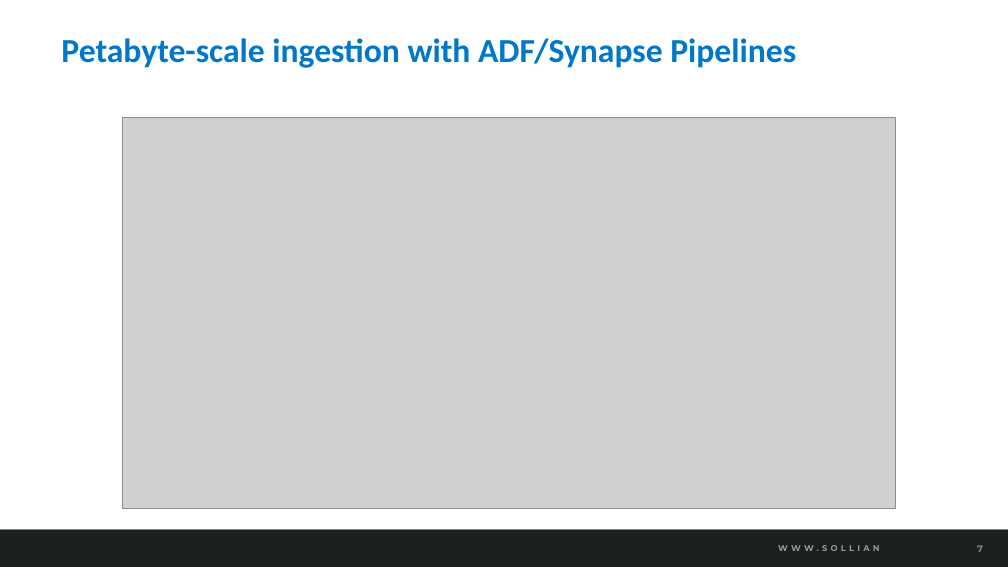
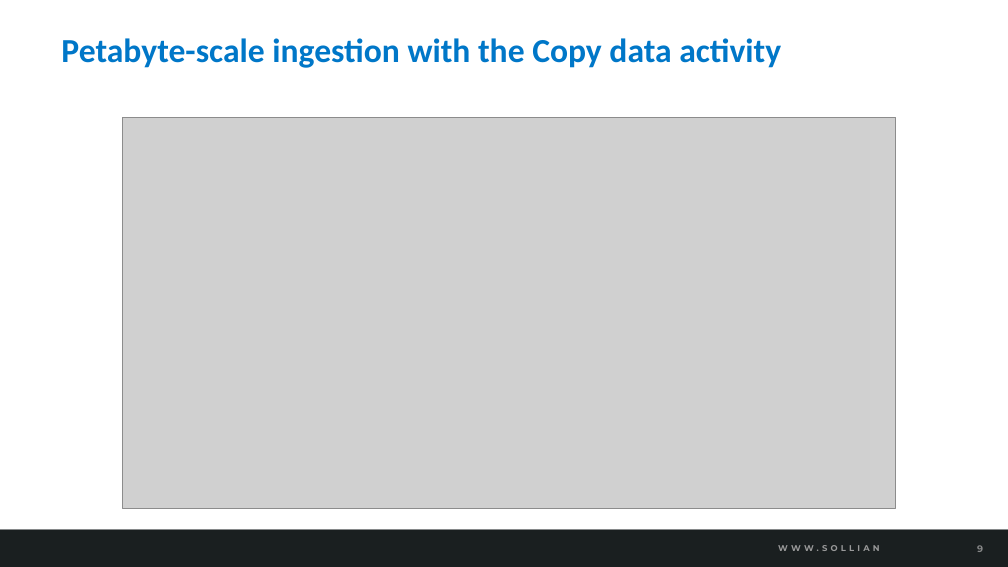
Before and after one commit to pietheinstrengholt/azure-data-engineering-conference-workshop, a slide deck: slide 9 of Conference_ppt/07-Ingest and load data.pptx (slide 7 before the commit). Drawn at 1008x567 pixels with LibreOffice and Linux fonts; fonts in the diff are those of the drawing; grey boxes stand for pictures; background and template pictures are left out. Boxes give left, top, right and bottom in pixels: in the first picture for what was removed or moved away, otherwise in the second. Text is boxed around its words. In the diff, an @@ line names an element or a change of style, - is before the commit and + after.

Commit message:
Data ingestion slide updates

```diff
--- a/Conference_ppt/07-Ingest and load data.pptx
+++ b/Conference_ppt/07-Ingest and load data.pptx
@@ title at [61,38,781,68]: text changed @@
-Petabyte-scale ingestion with ADF/Synapse Pipelines
+Petabyte-scale ingestion with the Copy data activity
```
Also in this commit, not shown: 1 other slide changed, 2 slides added.
